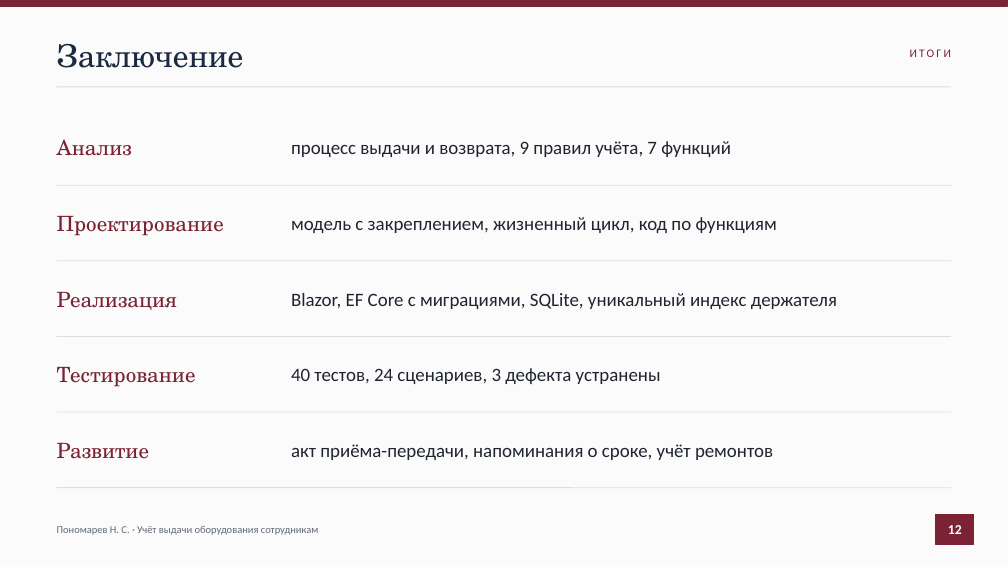
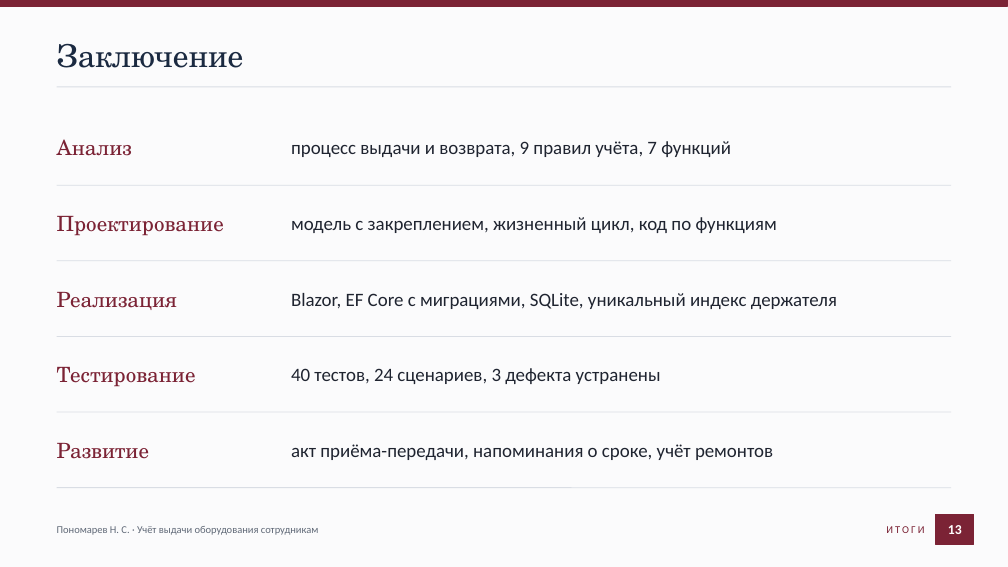
Before and after one commit to Black287234/KP-Nek, a slide deck: slide 13 of docs/Презентация.pptx (slide 12 before the commit). Drawn at 1008x567 pixels with LibreOffice and Linux fonts; fonts in the diff are those of the drawing. Boxes give left, top, right and bottom in pixels: in the first picture for what was removed or moved away, otherwise in the second. Text is boxed around its words. In the diff, an @@ line names an element or a change of style, - is before the commit and + after.

```diff
--- a/docs/Презентация.pptx
+++ b/docs/Презентация.pptx
@@ text "ИТОГИ": place and size @@
-text "ИТОГИ" at [910,49,951,57]
+text "ИТОГИ" at [886,526,924,533]
@@ text "ИТОГИ" at [886,526,924,533]: size 11 to 10 pt @@
```
Also in this commit, not shown: 10 other slides changed, 2 slides added, 1 slide removed, 15 other files.
